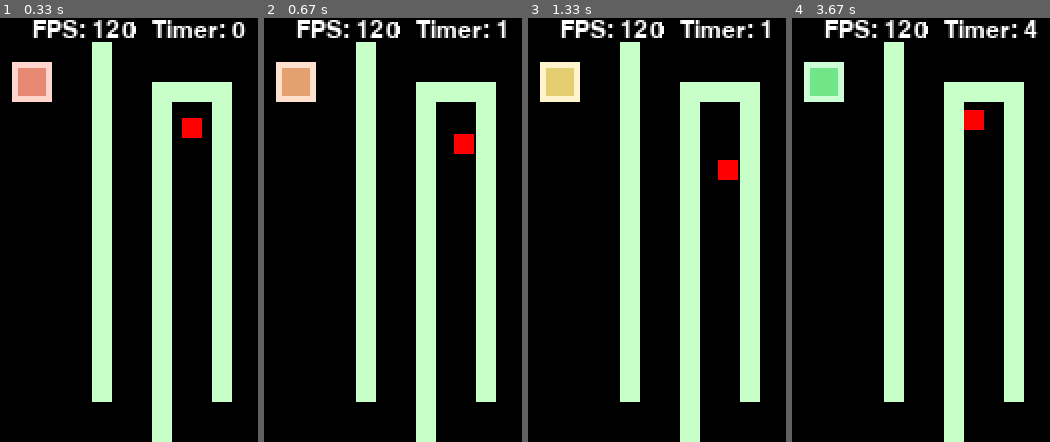
Above: before the commit, frames 1-4 (left to right).
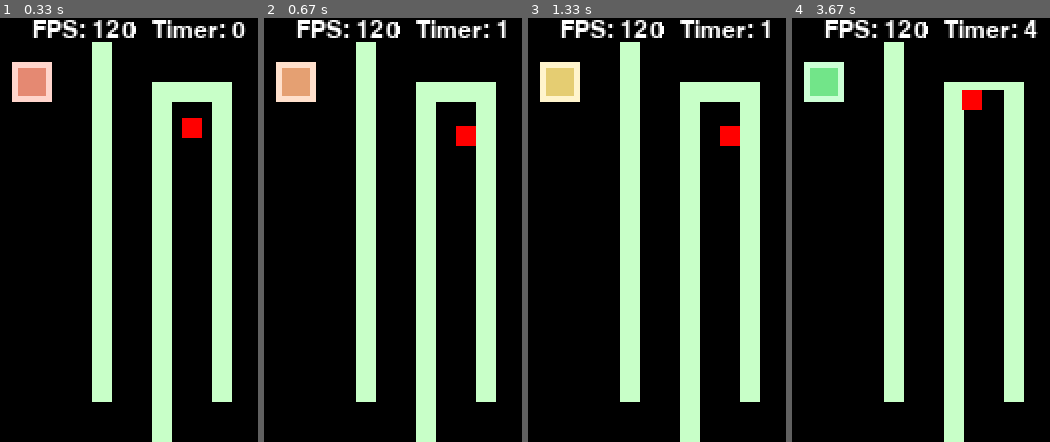
Above: after the commit, the same moments.

Repository: zadeviggers/12dts
Game: pygame game, started from python/maze-game/maze-game.py
The game is run twice, just before and just after one commit, with the same random seed, the same clock (stepped at 60 frames per second) and the same inputs.
Inputs:
- Up to frame 1 (0.33 s): no input
- Up to frame 2 (0.67 s): hold S from 0.33 s (still down); hold Right from 0.33 s (still down)
- Up to frame 3 (1.33 s): release S at 0.8 s; release Right at 0.8 s; tap W at 0.83 s
- Up to frame 4 (3.67 s): tap A at 1.67 s; hold Up 2-2.47 s; hold Right 2.5-2.97 s; hold Left 3-3.53 s

Frame 1 is identical in both runs. In frame 2, 0.3% of the frame differs, in the area x 73-83%, y 25-33%; in frame 3, 0.7%; in frame 4, 1.0%, in the area x 65-83%, y 16-27%.

Commit message:
work on fixing collisions
Signed-off-by: Zade Viggers <zade.viggers@gmail.com>

Diff:
--- a/python/maze-game/maze-game.py
+++ b/python/maze-game/maze-game.py
@@ -6,6 +6,11 @@
 import sys
 from time import time
 import pygame
+
+# Type aliases
+FloatOrInt = Union[int, float]
+RectType = tuple[FloatOrInt, FloatOrInt, FloatOrInt, FloatOrInt]
+
 
 # Constants
 configuration_file = "game-data.json"  # Game data
@@ -65,11 +70,11 @@
 
 # Functions
 
-# Credit for this awsome function goes to @Tcll on stack overflow.
-#  Source: https://stackoverflow.com/a/26856771
-
 
 def hsv_to_rgb(h, s, v):
+    # Credit for this awsome function goes to @Tcll on stack overflow.
+    #  Source: https://stackoverflow.com/a/26856771
+
     if s == 0.0:
         v *= 255
         return (v, v, v)
@@ -93,6 +98,23 @@
         return (v, p, q)
 
 
+def simple_do_two_rects_collide(rect1: RectType, rect2: RectType) -> bool:
+    # Returns True if there's a collision, False if not
+
+    # Rect: (x, y, width, height)
+    left_does_collide = rect1[0] + rect1[2] > rect2[0]
+    right_does_collide = rect1[0] < rect2[0] + rect2[2]
+
+    top_does_collide = (rect1[1] + rect1[3]) > rect2[1]
+    bottom_does_collide = rect1[1] < (rect2[1] + rect2[3])
+
+    if left_does_collide and right_does_collide and top_does_collide and bottom_does_collide:
+        print(rect1[1], rect2[1] + rect2[3])
+        return True
+
+    return False
+
+
 def draw_timer(window: pygame.Surface, big: bool = False):
     global dirty_rectangles
 
@@ -555,78 +577,111 @@
         # [:] creates a copy of the list so that modifiying it doesn't cause issues.
         for object in current_level["objects"][:]:
 
-            # Extract sollision solving into functions for solving in correct order
-
-            def solve_y_collisions():
-                global player_y_position
-                global player_y_velocity
-                # If the player could be coliding with the object on the X axis...
-                if player_x_position + game["player_width"] > object["x"] and player_x_position < object["x"] + object["width"]:
-
-                    # If the player is moving down...
-                    if player_y_velocity > 0:
-
-                        # And they're inside the object...
-                        if player_y_position + game["player_height"] > object["y"] + game["gui_height"] and player_y_position + game["player_height"] < object["y"] + game["gui_height"] + object["height"]:
-
-                            # Check if hitting the object should stop player movement and do any extra logic
-                            stops_movment = on_object_hit(window, object)
-
-                            if stops_movment:
+            # Useful for collision detection
+            object_rect = (object["x"], object["y"],
+                           object["width"], object["height"])
+
+            # Y collisions
+            # If the player could be coliding with the object on the X axis...
+            if player_x_position + game["player_width"] > object["x"] and player_x_position < object["x"] + object["width"]:
+
+                # If the player is moving down...
+                if player_y_velocity > 0:
+
+                    # And they're inside the object...
+                    if player_y_position + game["player_height"] > object["y"] + game["gui_height"] and player_y_position + game["player_height"] < object["y"] + game["gui_height"] + object["height"]:
+
+                        # Check if hitting the object should stop player movement, and do any extra logic
+                        stops_movment = on_object_hit(window, object)
+                        if stops_movment:
+
+                            reset_player_y_position = old_player_y_position
+
+                            # Check if resetting the y position would extract the player from the object
+                            if simple_do_two_rects_collide(
+                                (player_x_position, reset_player_y_position,
+                                 game["player_width"], game["player_height"]),
+                                object_rect
+                            ):
+                                print("Resetting Y would extract player",
+                                      player_x_position, reset_player_y_position, object_rect)
                                 # Reset their position to their position on the previous tick (when they wern't collising) & cancel their velocity
-                                player_y_position = old_player_y_position
+                                player_y_position = reset_player_y_position
                                 player_y_velocity = 0
 
-                    # If the player is moving up...
-                    elif player_y_velocity < 0:
-
-                        # And they're inside the object...
-                        if player_y_position < object["y"] + object["height"] + game["gui_height"] and player_y_position > object["y"] + game["gui_height"]:
-
-                            # Check if hitting the object should stop player movement and do any extra logic
-                            stops_movment = on_object_hit(window, object)
-
-                            if stops_movment:
+                # If the player is moving up...
+                elif player_y_velocity < 0:
+
+                    # And they're inside the object...
+                    if player_y_position < object["y"] + object["height"] + game["gui_height"] and player_y_position > object["y"] + game["gui_height"]:
+
+                        # Check if hitting the object should stop player movement, and do any extra logic
+                        stops_movment = on_object_hit(window, object)
+                        if stops_movment:
+
+                            reset_player_y_position = old_player_y_position
+
+                            # Check if resetting the y position would extract the player from the object
+                            if simple_do_two_rects_collide(
+                                (player_x_position, reset_player_y_position,
+                                 game["player_width"], game["player_height"]),
+                                object_rect
+                            ):
+                                print("Resetting Y would extract player",
+                                      player_x_position, reset_player_y_position, object_rect)
                                 # Reset their position to their position on the previous tick (when they wern't collising) & cancel their velocity
-                                player_y_position = old_player_y_position
-                                player_y_velocity = 0
-
-            def solve_x_collisions():
-                global player_x_position
-                global player_x_velocity
-                # If the player could be coliding with the object on the Y axis...
-                if player_y_position + game["player_height"] > object["y"] + game["gui_height"] and player_y_position < object["y"] + object["height"] + game["gui_height"]:
-
-                    # If the player is moving right...
-                    if player_x_velocity > 0:
-
-                        # And they're inside the object...
-                        if player_x_position + game["player_width"] > object["x"] and player_x_position + game["player_width"] < object["x"] + object["width"]:
-
-                            # Check if hitting the object should stop player movement and do any extra logic
-                            stops_movment = on_object_hit(window, object)
-
-                            if stops_movment:
+                                player_y_position = reset_player_y_position
+                                player_y_velocity = 00
+
+            # X collisions
+            # If the player could be coliding with the object on the Y axis...
+            if player_y_position + game["player_height"] > object["y"] + game["gui_height"] and player_y_position < object["y"] + object["height"] + game["gui_height"]:
+
+                # If the player is moving right...
+                if player_x_velocity > 0:
+
+                    # And they're inside the object...
+                    if player_x_position + game["player_width"] > object["x"] and player_x_position + game["player_width"] < object["x"] + object["width"]:
+
+                        # Check if hitting the object should stop player movement, and do any extra logic
+                        stops_movment = on_object_hit(window, object)
+                        if stops_movment:
+
+                            reset_player_x_position = old_player_x_position
+
+                            # Check if resetting the X position would extract the player from the object
+                            if simple_do_two_rects_collide(
+                                (reset_player_x_position, player_y_position,
+                                 game["player_width"], game["player_height"]),
+                                object_rect
+                            ):
+                                print("Resetting x would extract player")
                                 # Reset their position to their position on the previous tick (when they wern't collising) & cancel their velocity
-                                player_x_position = old_player_x_position
+                                player_x_position = reset_player_x_position
                                 player_x_velocity = 0
 
-                    # If the player is moving left...
-                    elif player_x_velocity < 0:
-
-                        # And they're inside the object...
-                        if player_x_position < object["x"] + object["width"] and player_x_position > object["x"]:
-
-                            # Check if hitting the object should stop player movement and do any extra logic
-                            stops_movment = on_object_hit(window, object)
-
-                            if stops_movment:
+                # If the player is moving left...
+                elif player_x_velocity < 0:
+
+                    # And they're inside the object...
+                    if player_x_position < object["x"] + object["width"] and player_x_position > object["x"]:
+
+                        # Check if hitting the object should stop player movement, and do any extra logic
+                        stops_movment = on_object_hit(window, object)
+                        if stops_movment:
+
+                            reset_player_x_position = old_player_x_position
+
+                            # Check if resetting the X position would extract the player from the object
+                            if simple_do_two_rects_collide(
+                                (reset_player_x_position, player_y_position,
+                                 game["player_width"], game["player_height"]),
+                                object_rect
+                            ):
+                                print("Resetting x would extract player")
                                 # Reset their position to their position on the previous tick (when they wern't collising) & cancel their velocity
-                                player_x_position = old_player_x_position
+                                player_x_position = reset_player_x_position
                                 player_x_velocity = 0
-
-            solve_x_collisions()
-            solve_y_collisions()
 
         # Drawing #
 
